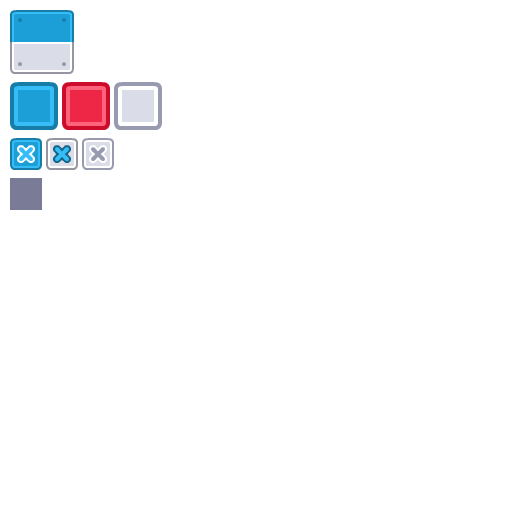
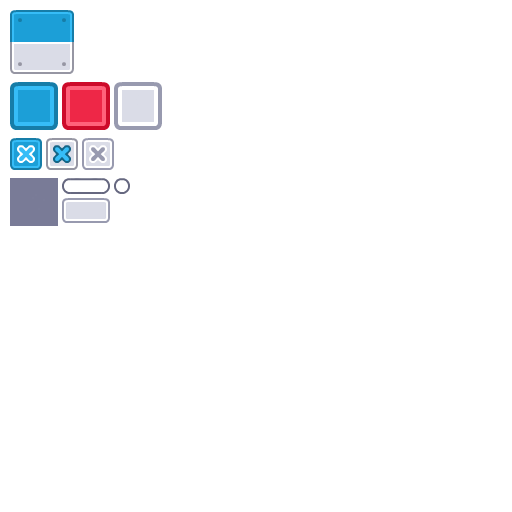
Before/after of a 512×512 layered artwork. What changed in the layer stack:
added layer "레이어 4" above "slide button" over (x1=62, y1=181, x2=110, y2=223)
added layer "slide button" above "slide bar" over (x1=114, y1=178, x2=130, y2=194)
added layer "slide bar" above "List" over (x1=62, y1=178, x2=110, y2=194)
painted on "List" over (x1=10, y1=178, x2=58, y2=226)
